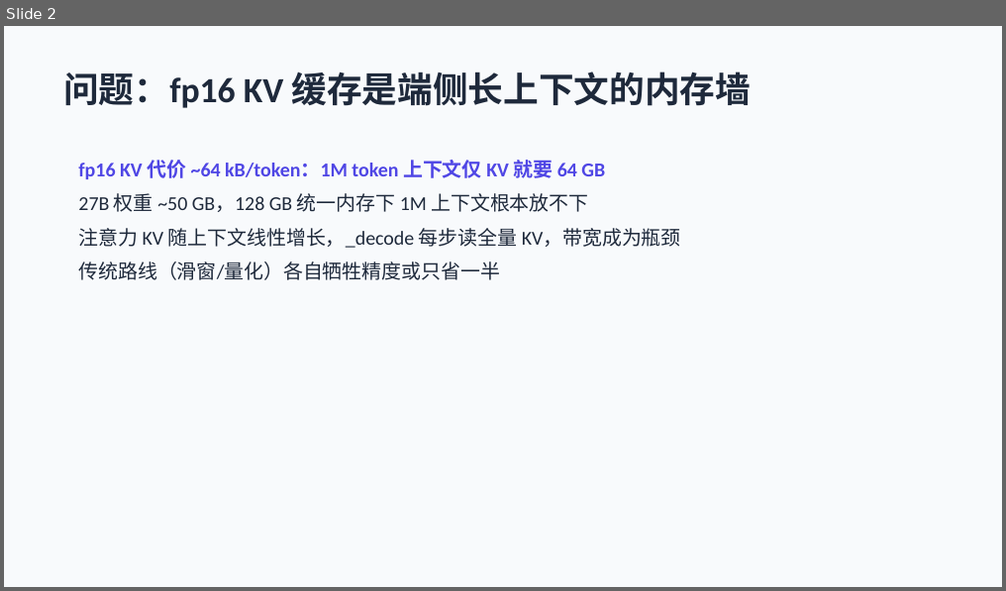
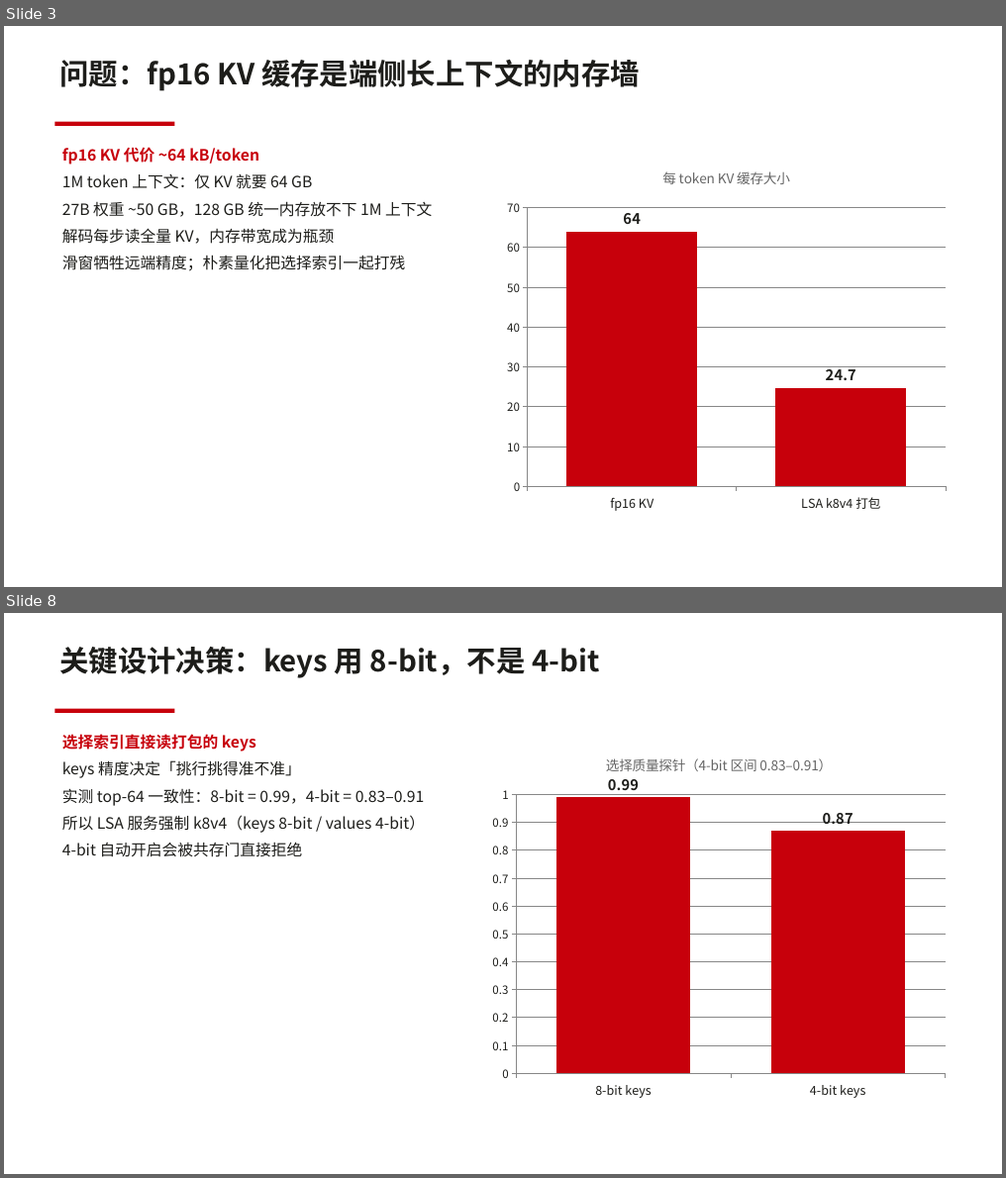
Before and after one commit to dahai80/fusion-lsa, a slide deck: docs/latent-spars-attention-mlx.pptx. Shown one above the other, each under a label of ours: slide 2 before the commit, slides 3 and 8 after it; the slides between them are not shown. The pictures are 1006x591 and 1006x1178 pixels, drawn with LibreOffice and Linux fonts; fonts in the diff are those of the drawing. Boxes give left, top, right and bottom in pixels: in the first picture for what was removed or moved away, otherwise in the second. Text is boxed around its words. In the diff, an @@ line names an element or a change of style, - is before the commit and + after.

```diff
--- a/docs/latent-spars-attention-mlx.pptx
+++ b/docs/latent-spars-attention-mlx.pptx
@@ slide 8 added at (4,613,1002,1174), background #FFFFFF @@
@@ text added at (60,647,599,678), 28 pt, text #1D1D1A, bold @@
+关键设计决策：keys 用 8-bit，不是 4-bit
@@ rectangle added at (54,709,174,713), fill #C7000B @@
@@ text added at (62,734,425,858), 15 pt, text #1D1D1A @@
+选择索引直接读打包的 keys
+keys 精度决定「挑行挑得准不准」
+实测 top-64 一致性：8-bit = 0.99，4-bit = 0.83–0.91
+所以 LSA 服务强制 k8v4（keys 8-bit / values 4-bit）
+4-bit 自动开启会被共存门直接拒绝
@@ column chart added at (483,741,954,1107) @@
+title "选择质量探针（4-bit 区间 0.83–0.91）"
+categories: 8-bit keys, 4-bit keys
+Series 1: 0.99, 0.87
@@ what was slide 2 is now slide 3 @@
@@ slide 3 changed as well @@
@@ rectangle removed at (4,26,1002,587) @@
@@ text "问题：fp16 KV 缓存是端侧长上下文的内存墙": place and size @@
-text "问题：fp16 KV 缓存是端侧长上下文的内存墙" at (63,72,751,108)
+text "问题：fp16 KV 缓存是端侧长上下文的内存墙" at (60,60,640,91)
@@ text "问题：fp16 KV 缓存是端侧长上下文的内存墙" at (60,60,640,91): size 34 to 28 pt, font Calibri to Noto Sans CJK SC, text colour #1E293B to #1D1D1A @@
@@ rectangle added at (54,122,174,126), fill #C7000B @@
@@ text at (62,147,432,272): text changed; size 19 to 15 pt; font Calibri to Noto Sans CJK SC; text colour #1E293B to #1D1D1A @@
-fp16 KV 代价 ~64 kB/token：1M token 上下文仅 KV 就要 64 GB
-27B 权重 ~50 GB，128 GB 统一内存下 1M 上下文根本放不下
-注意力 KV 随上下文线性增长，_decode 每步读全量 KV，带宽成为瓶颈
-传统路线（滑窗/量化）各自牺牲精度或只省一半
+fp16 KV 代价 ~64 kB/token
+1M token 上下文：仅 KV 就要 64 GB
+27B 权重 ~50 GB，128 GB 统一内存放不下 1M 上下文
+解码每步读全量 KV，内存带宽成为瓶颈
+滑窗牺牲远端精度；朴素量化把选择索引一起打残
@@ column chart added at (498,154,954,520) @@
+title "每 token KV 缓存大小"
+categories: fp16 KV, LSA k8v4 打包
+Series 1: 64, 24.7
```
Also in this commit, not shown: 5 other slides changed, 10 other slides added, 3 slides removed.
